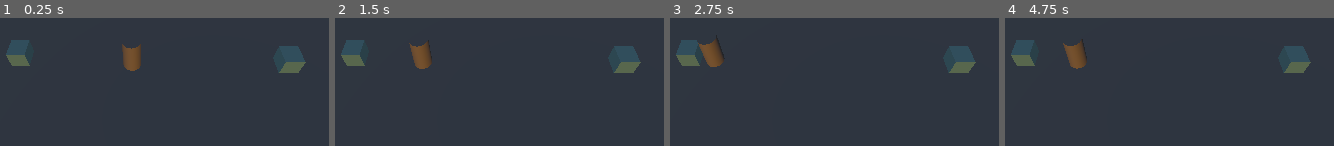
Above: before the commit, frames 1-4 (left to right).
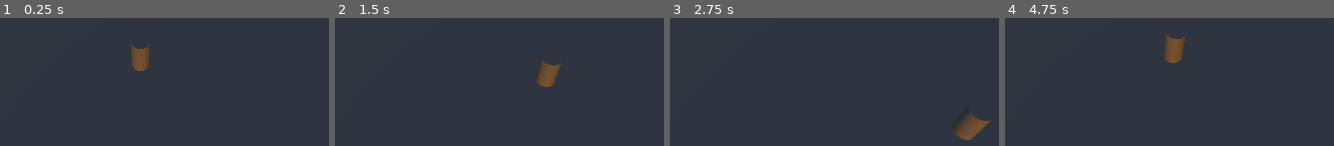
Above: after the commit, the same moments.

Repository: EricThunderSnake/DoNotOpen
Game: Godot game, scene res://mainmenu_test.tscn
Same seed, same stepped clock (60 frames per second), same inputs: the game is played once before the commit and once after it.
Inputs:
- Up to frame 1 (0.25 s): no input
- Up to frame 2 (1.5 s): tap Enter (ui_accept) at 0.5, 0.77 s; hold D (MoveRight) 0.53-1.28 s; hold S (MoveBackward) from 1.28 s (still down)
- Up to frame 3 (2.75 s): tap Enter (ui_accept) at 1.52 s; release S (MoveBackward) at 2.03 s; hold D (MoveRight) from 2.03 s (still down)
- Up to frame 4 (4.75 s): release D (MoveRight) at 2.78 s; hold W (MoveForward) 2.78-3.53 s; tap Enter (ui_accept) at 3.02, 3.77, 4.52 s; hold A (MoveLeft) from 3.53 s (still down)

The runs differ from the first frame. In frame 1, 3.5% of the frame differs, in the area x 1-94%, y 17-43%; in frame 2, 4.3%; in frame 3, 4.5%, in the area x 1-98%, y 17-96%; in frame 4, 4.4%.

Commit message:
Main Menu Prototype
Corrected name of VBoxContainer to MainMenu

Corrected playable scene to test_environ

Diff:
--- a/MainMenu.gd
+++ b/MainMenu.gd
@@ -14,7 +14,7 @@
 	quitButton.pressed.connect(_on_quit_button_pressed)
 	if test_on_boot:
 		test_on_boot = false
-		get_tree().change_scene_to_file("res://Levels/Test/pathfinding.tscn")
+		get_tree().change_scene_to_file("res://Levels/Test/test_environ.tscn")
 
 
 
@@ -23,7 +23,7 @@
 	pass
 
 func _on_play_button_pressed() -> void:
-	get_tree().change_scene_to_file("res://Levels/Test/pathfinding.tscn")
+	get_tree().change_scene_to_file("res://Levels/Test/test_environ.tscn")
 
 func _on_settings_button_pressed() -> void:
 	# to be implemented
--- a/mainmenu_test.tscn
+++ b/mainmenu_test.tscn
@@ -17,13 +17,13 @@
 theme_override_constants/margin_right = 100
 theme_override_constants/margin_bottom = 400
 
-[node name="VBoxContainer" type="VBoxContainer" parent="."]
+[node name="MainMenu" type="VBoxContainer" parent="."]
 layout_mode = 2
 theme = SubResource("Theme_tr3i0")
 script = ExtResource("1_e3pf3")
 test_on_boot = true
 
-[node name="Play" type="Button" parent="VBoxContainer"]
+[node name="Play" type="Button" parent="MainMenu"]
 layout_mode = 2
 focus_neighbor_left = NodePath("../Quit")
 focus_neighbor_top = NodePath("../Quit")
@@ -33,7 +33,7 @@
 focus_previous = NodePath("../Quit")
 text = "Play"
 
-[node name="Settings" type="Button" parent="VBoxContainer"]
+[node name="Settings" type="Button" parent="MainMenu"]
 layout_mode = 2
 focus_neighbor_left = NodePath("../Play")
 focus_neighbor_top = NodePath("../Play")
@@ -43,9 +43,9 @@
 focus_previous = NodePath("../Play")
 text = "Settings"
 
-[node name="Button2" type="Button" parent="VBoxContainer/Settings"]
+[node name="Button2" type="Button" parent="MainMenu/Settings"]
 
-[node name="Quit" type="Button" parent="VBoxContainer"]
+[node name="Quit" type="Button" parent="MainMenu"]
 layout_mode = 2
 focus_neighbor_left = NodePath("../Settings")
 focus_neighbor_top = NodePath("../Settings")
